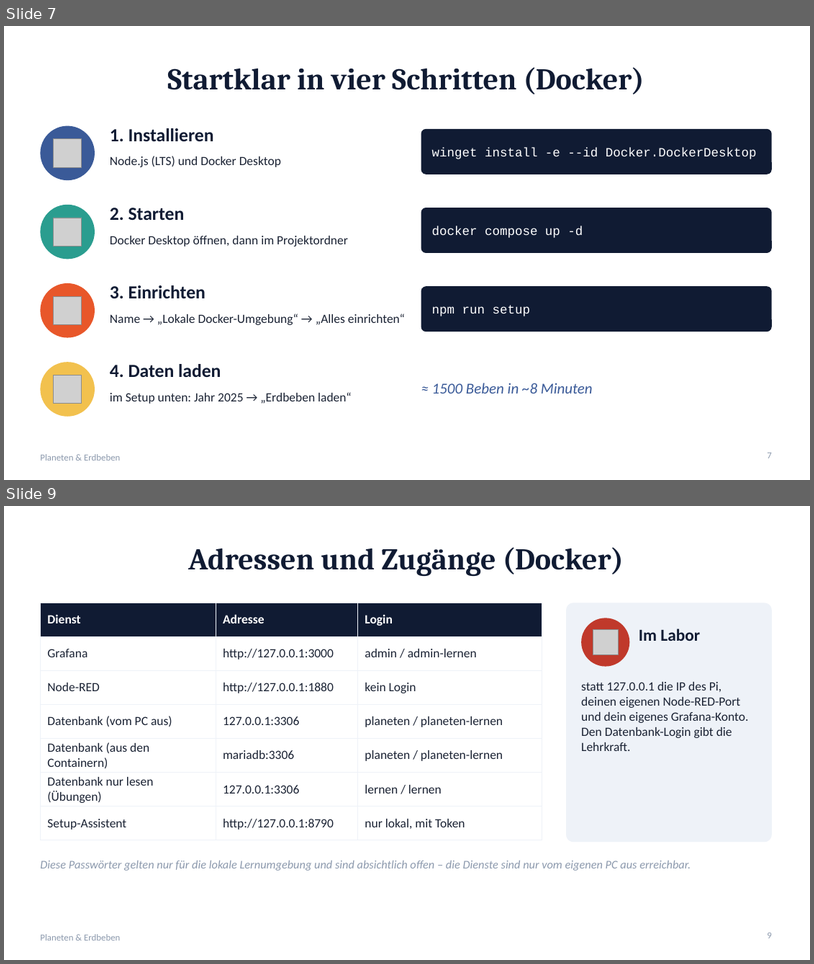
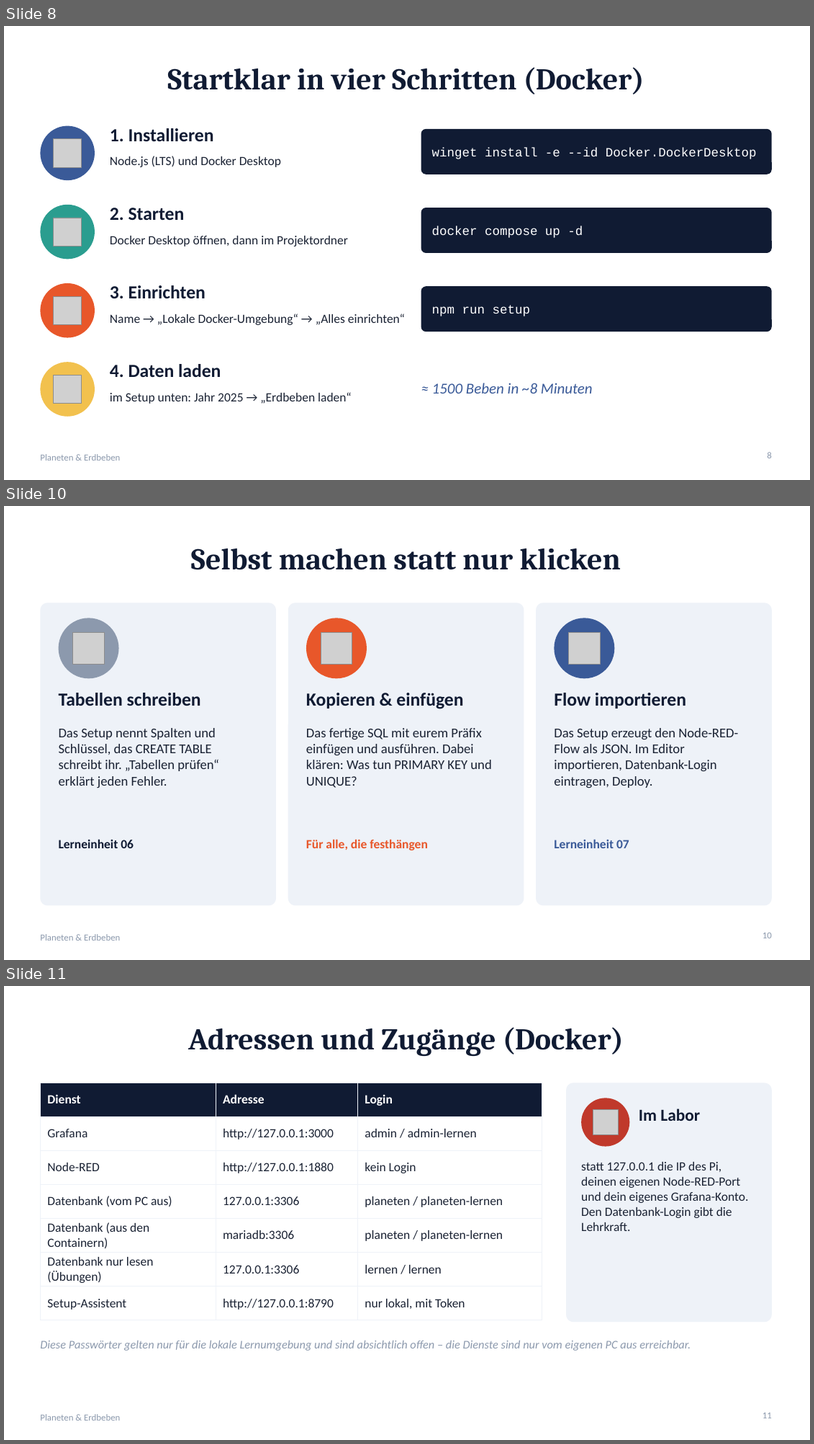
Before and after one commit to peaceeagle5/planeten-erdbeben, a slide deck: praesentation/Planeten-Erdbeben.pptx. Shown one above the other, each under a label of ours: slides 7 and 9 before the commit, slides 8, 10 and 11 after it; the slides between them are not shown. The pictures are 814x964 and 814x1444 pixels, drawn with LibreOffice and Linux fonts; fonts in the diff are those of the drawing; grey boxes stand for pictures. Boxes give left, top, right and bottom in pixels: in the first picture for what was removed or moved away, otherwise in the second. Text is boxed around its words. In the diff, an @@ line names an element or a change of style, - is before the commit and + after.

```diff
--- a/praesentation/Planeten-Erdbeben.pptx
+++ b/praesentation/Planeten-Erdbeben.pptx
@@ slide 10 added at (4,506,810,960), background #FFFFFF; not listed: 1 template element that a slide beside it also shows @@
@@ title added at (191,548,622,570), 36 pt, text #101B33, bold @@
+Selbst machen statt nur klicken
@@ rounded rectangle added at (40,602,276,906), fill #EEF2F8 @@
@@ rounded rectangle added at (288,602,525,906), fill #EEF2F8 @@
@@ rounded rectangle added at (536,602,772,906), fill #EEF2F8 @@
@@ ellipse added at (59,618,119,678), fill #8C99AD @@
@@ picture added at (73,633,104,664) @@
@@ ellipse added at (306,618,367,678), fill #E8572A @@
@@ picture added at (321,633,352,664) @@
@@ ellipse added at (555,618,615,678), fill #3A5A98 @@
@@ picture added at (569,633,600,664) @@
@@ text added at (59,692,201,705), 22 pt, text #101B33, bold @@
+Tabellen schreiben
@@ text added at (306,692,463,709), 22 pt, text #101B33, bold @@
+Kopieren & einfügen
@@ text added at (554,692,687,708), 22 pt, text #101B33, bold @@
+Flow importieren
@@ text added at (59,728,219,788), 16 pt, text #1A2233 @@
+Das Setup nennt Spalten und Schlüssel, das CREATE TABLE schreibt ihr. „Tabellen prüfen“ erklärt jeden Fehler.
@@ text added at (306,728,491,788), 16 pt, text #1A2233 @@
+Das fertige SQL mit eurem Präfix einfügen und ausführen. Dabei klären: Was tun PRIMARY KEY und UNIQUE?
@@ text added at (554,728,738,788), 16 pt, text #1A2233 @@
+Das Setup erzeugt den Node-RED-Flow als JSON. Im Editor importieren, Datenbank-Login eintragen, Deploy.
@@ text added at (59,839,134,848), 15 pt, text #101B33, bold @@
+Lerneinheit 06
@@ text added at (306,839,428,850), 15 pt, text #E8572A, bold @@
+Für alle, die festhängen
@@ text added at (554,839,630,848), 15 pt, text #3A5A98, bold @@
+Lerneinheit 07
@@ page number added at (763,932,772,938), 11 pt, text #8C99AD @@
+10
@@ what was slide 7 is now slide 8 @@
@@ page number at (767,452,772,458): text changed @@
-7
+8
@@ what was slide 9 is now slide 11 @@
@@ page number at (763,1412,772,1418): text changed @@
-9
+11
```
Also in this commit, not shown: 4 slides changed, 2 other slides added, 5 other files.
